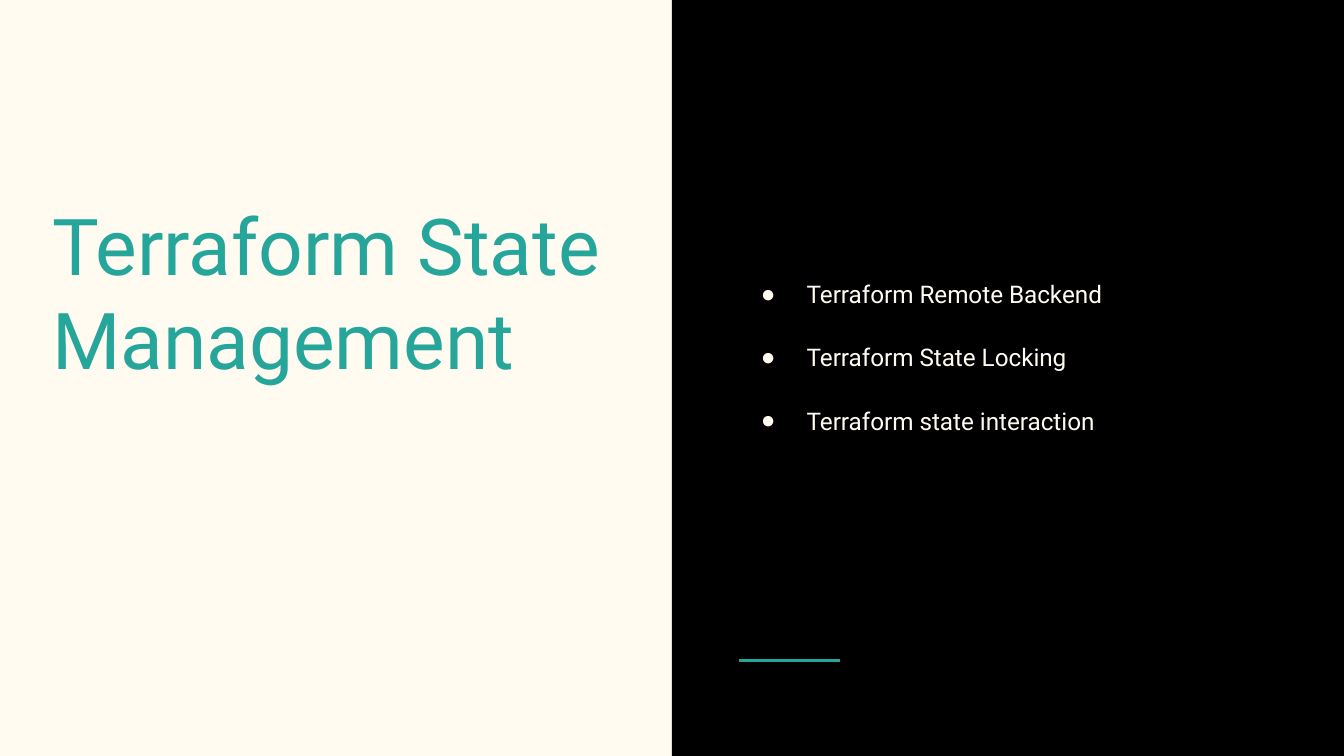
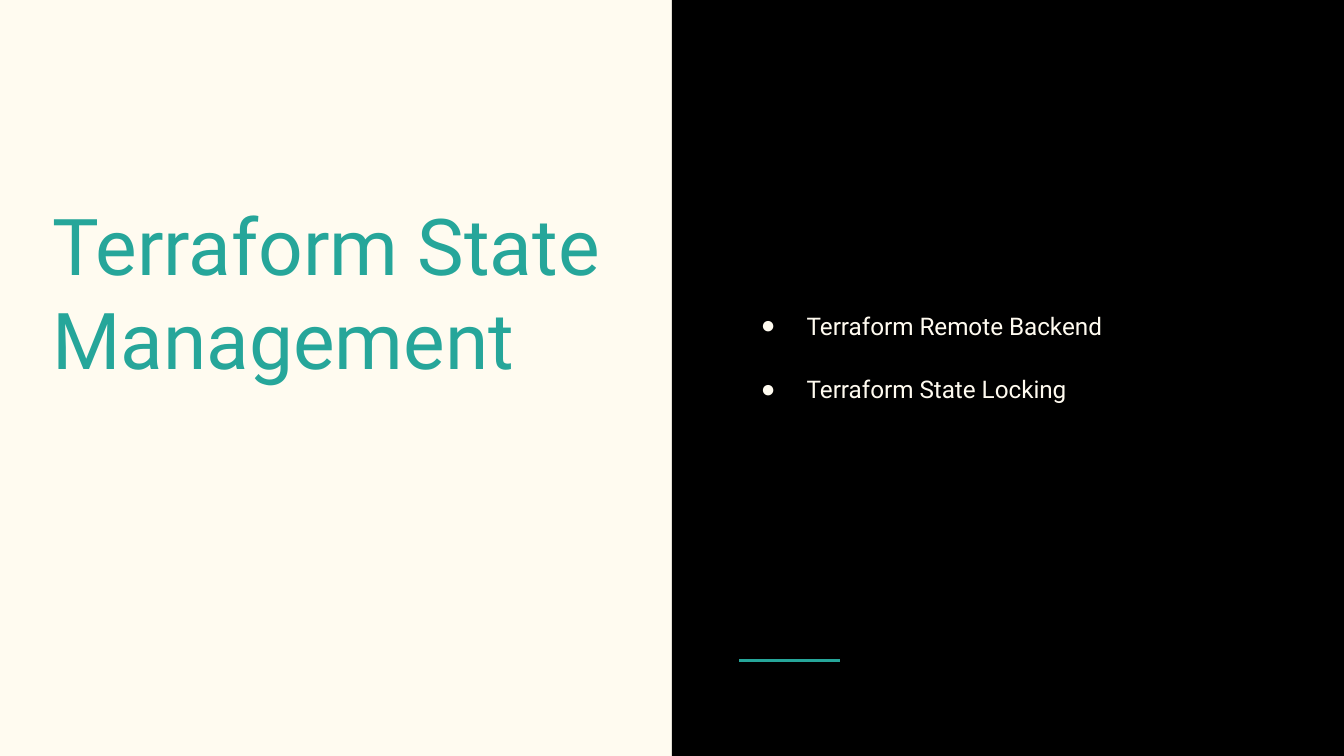
Before and after one commit to aishp411/PPMCAD12, a slide deck: slide 25 of Terraform/Terraform.pptx. Drawn at 1344x756 pixels with LibreOffice and Linux fonts; fonts in the diff are those of the drawing. Boxes give left, top, right and bottom in pixels: in the first picture for what was removed or moved away, otherwise in the second. Text is boxed around its words. In the diff, an @@ line names an element or a change of style, - is before the commit and + after.

```diff
--- a/Terraform/Terraform.pptx
+++ b/Terraform/Terraform.pptx
@@ text at [807, 411, 1095, 431]: paragraph removed @@
-● Terraform state interaction
```
Also in this commit, not shown: 1 other slide changed, 14 slides removed, 35 other files.
